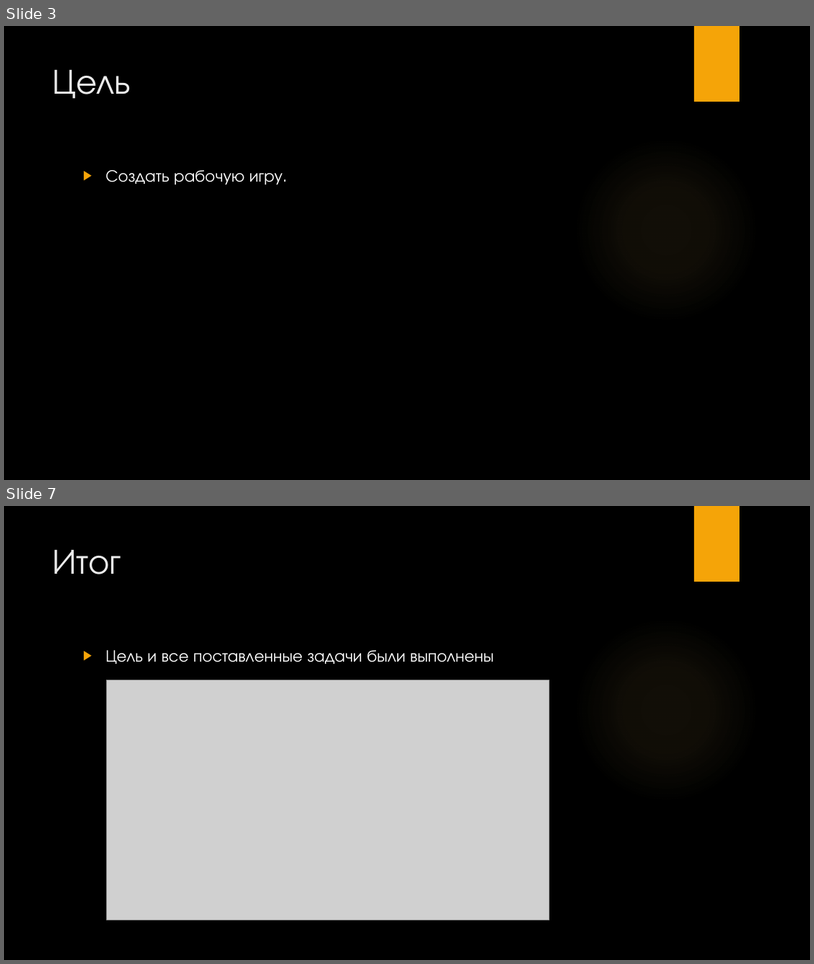
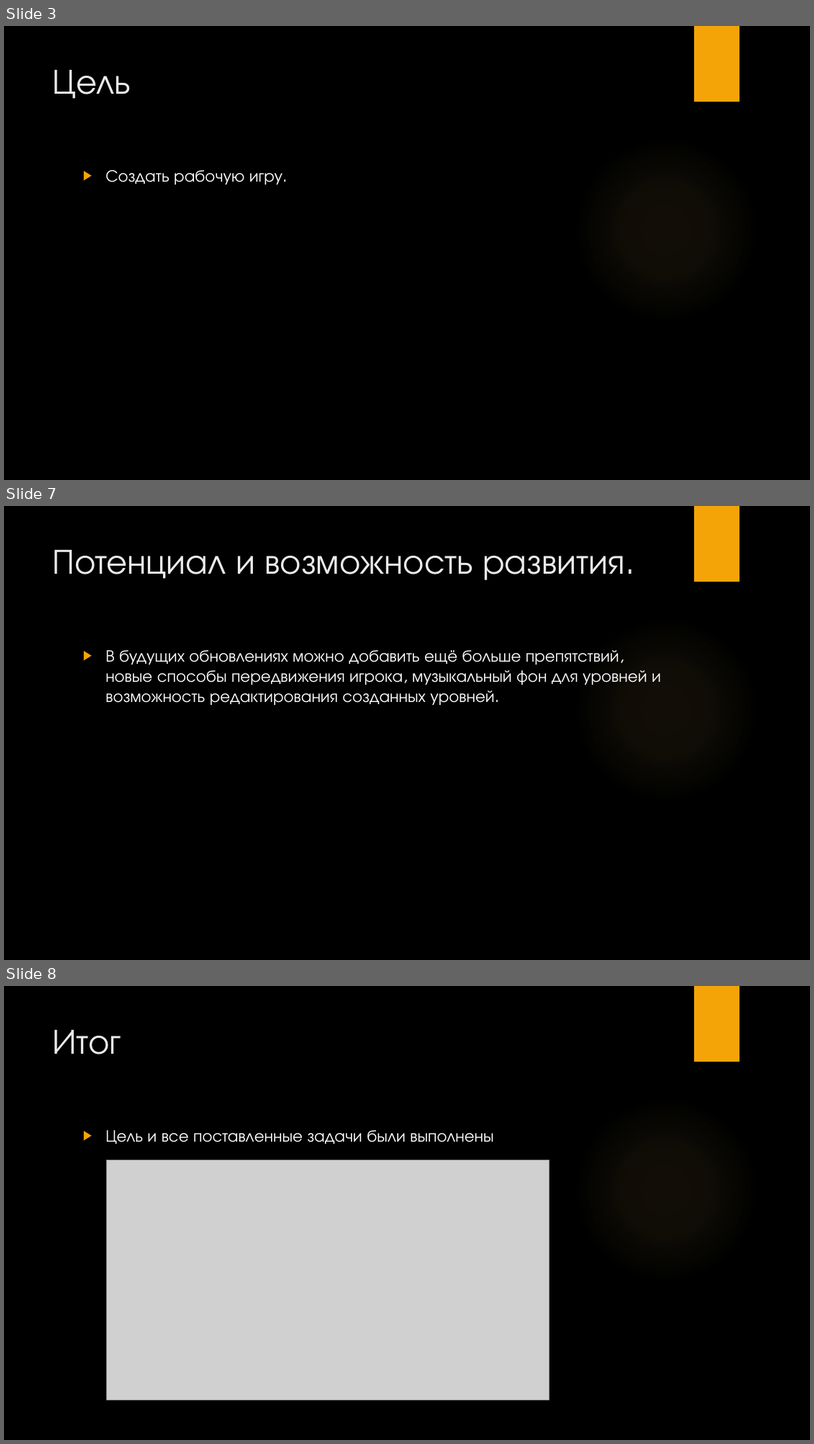
Before and after one commit to kameker/Pydash, a slide deck: Pydash.pptx. Shown one above the other, each under a label of ours: slides 3 and 7 before the commit, slides 3, 7 and 8 after it; the slides between them are not shown. The pictures are 814x964 and 814x1444 pixels, drawn with LibreOffice and Linux fonts; fonts in the diff are those of the drawing; grey boxes stand for pictures; background and template pictures are left out. Boxes give left, top, right and bottom in pixels: in the first picture for what was removed or moved away, otherwise in the second. Text is boxed around its words. In the diff, an @@ line names an element or a change of style, - is before the commit and + after.

```diff
--- a/Pydash.pptx
+++ b/Pydash.pptx
@@ slide 7 added at <box>4,506,810,960</box>, background picture (left out); not listed: 2 template elements that a slide beside it also shows @@
@@ title added at <box>53,550,625,580</box>, 42 pt, text #EBEBEB @@
+Потенциал и возможность развития.
@@ text added at <box>106,650,661,705</box>, 20 pt, text #FFFFFF @@
+▶ В будущих обновлениях можно добавить ещё больше препятствий, новые способы передвижения игрока, музыкальный фон для уровней и возможность редактирования созданных уровней.
@@ what was slide 7 is now slide 8 @@
```
Also in this commit, not shown: 4 slides changed.
